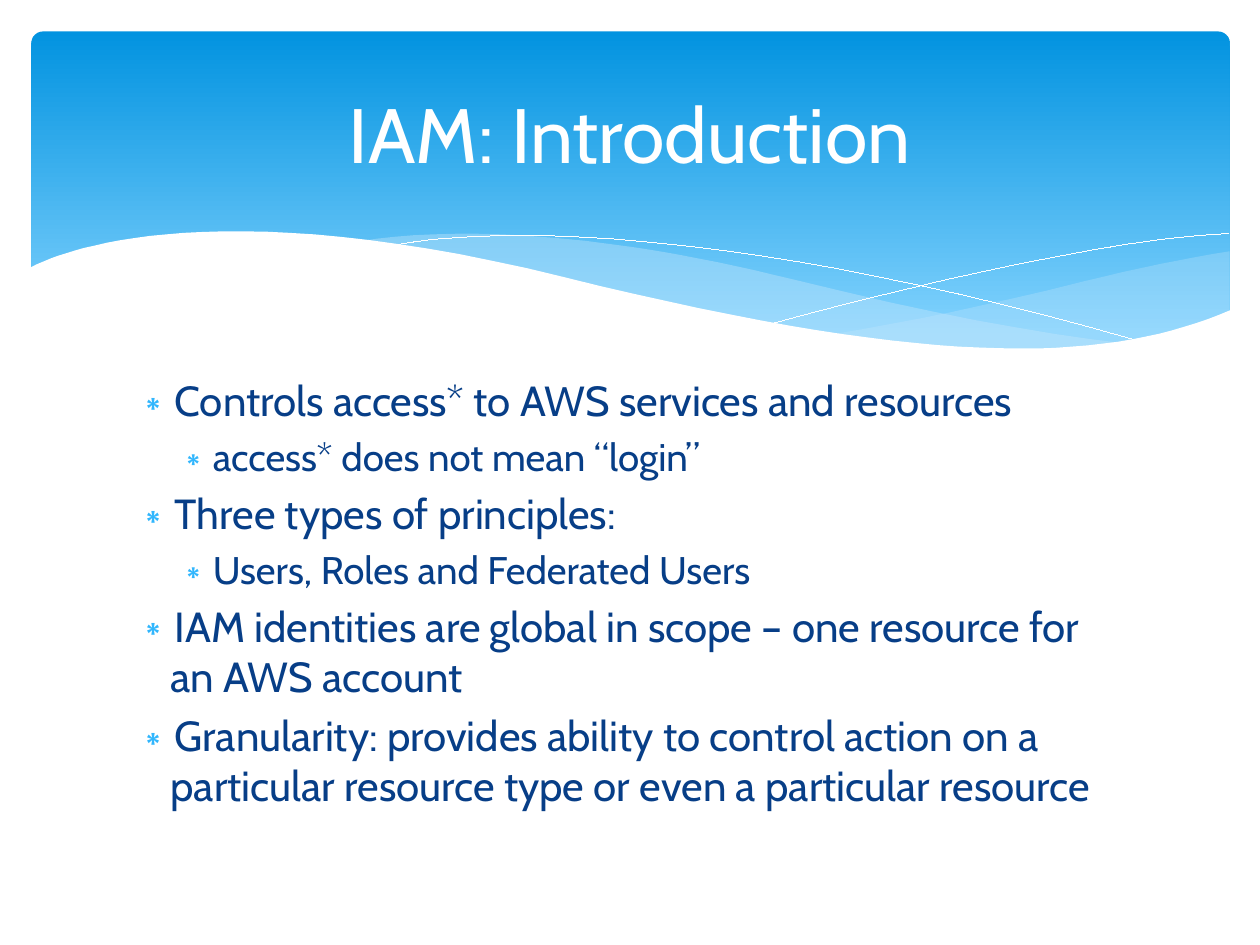
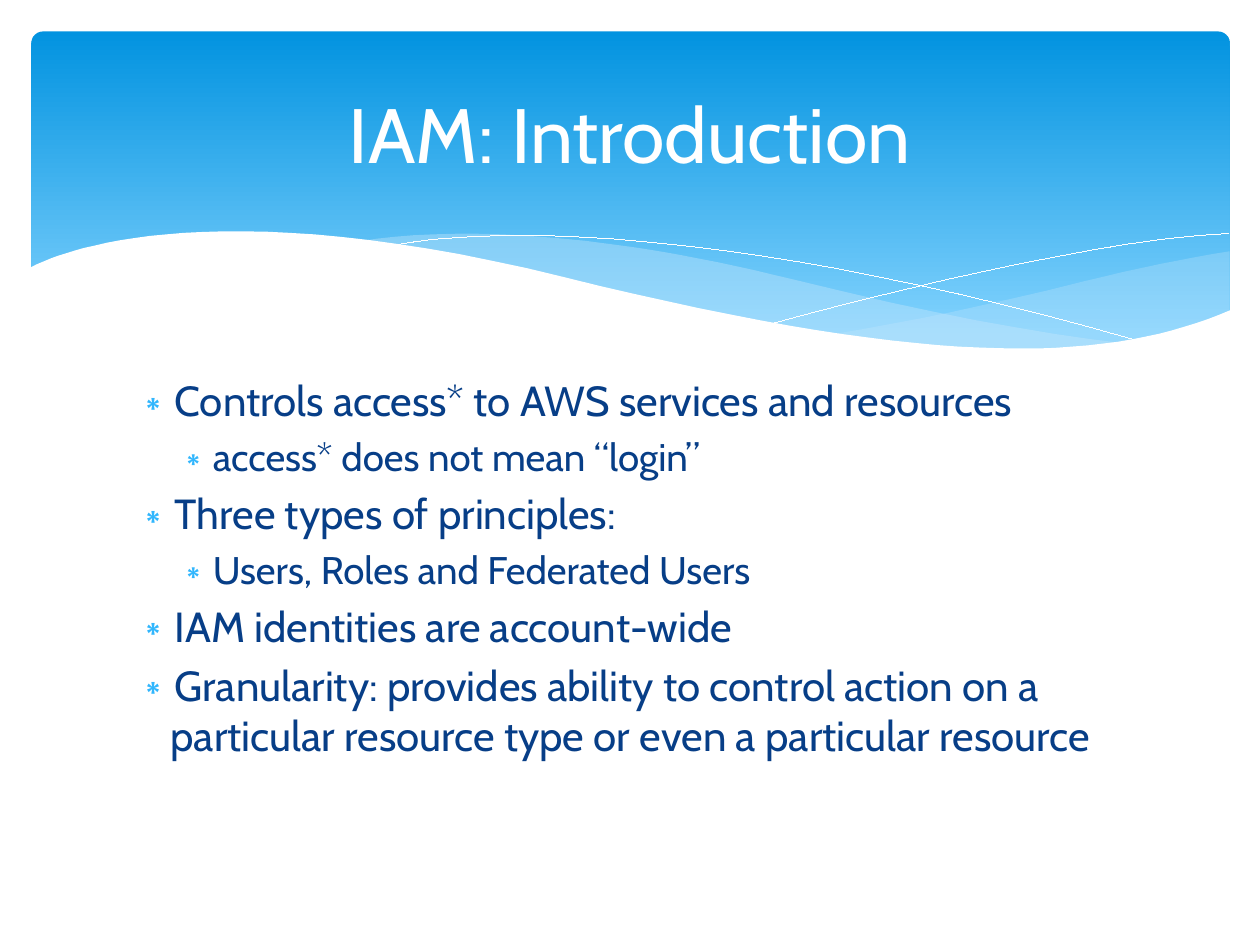
Before and after one commit to cloudavail/awstraining, a slide deck: slide 2 of aws-iam/aws-iam.pptx. Drawn at 1260x945 pixels with LibreOffice and Linux fonts; fonts in the diff are those of the drawing. Boxes give left, top, right and bottom in pixels: in the first picture for what was removed or moved away, otherwise in the second. Text is boxed around its words. In the diff, an @@ line names an element or a change of style, - is before the commit and + after.

```diff
--- a/aws-iam/aws-iam.pptx
+++ b/aws-iam/aws-iam.pptx
@@ text at (175, 610, 732, 643): text changed @@
-∗ IAM identities are global in scope – one resource for an AWS account
+∗ IAM identities are account-wide
```
Also in this commit, not shown: 1 other slide changed, 1 slide added.
